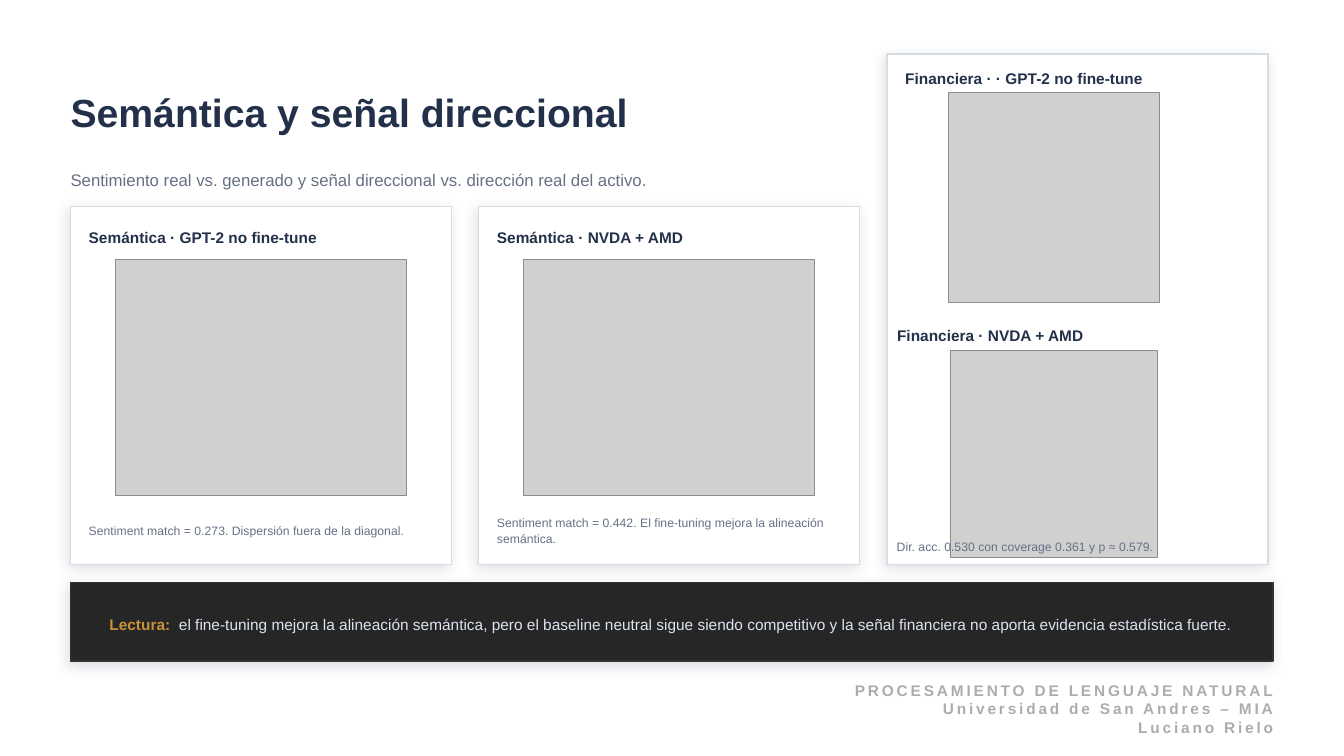
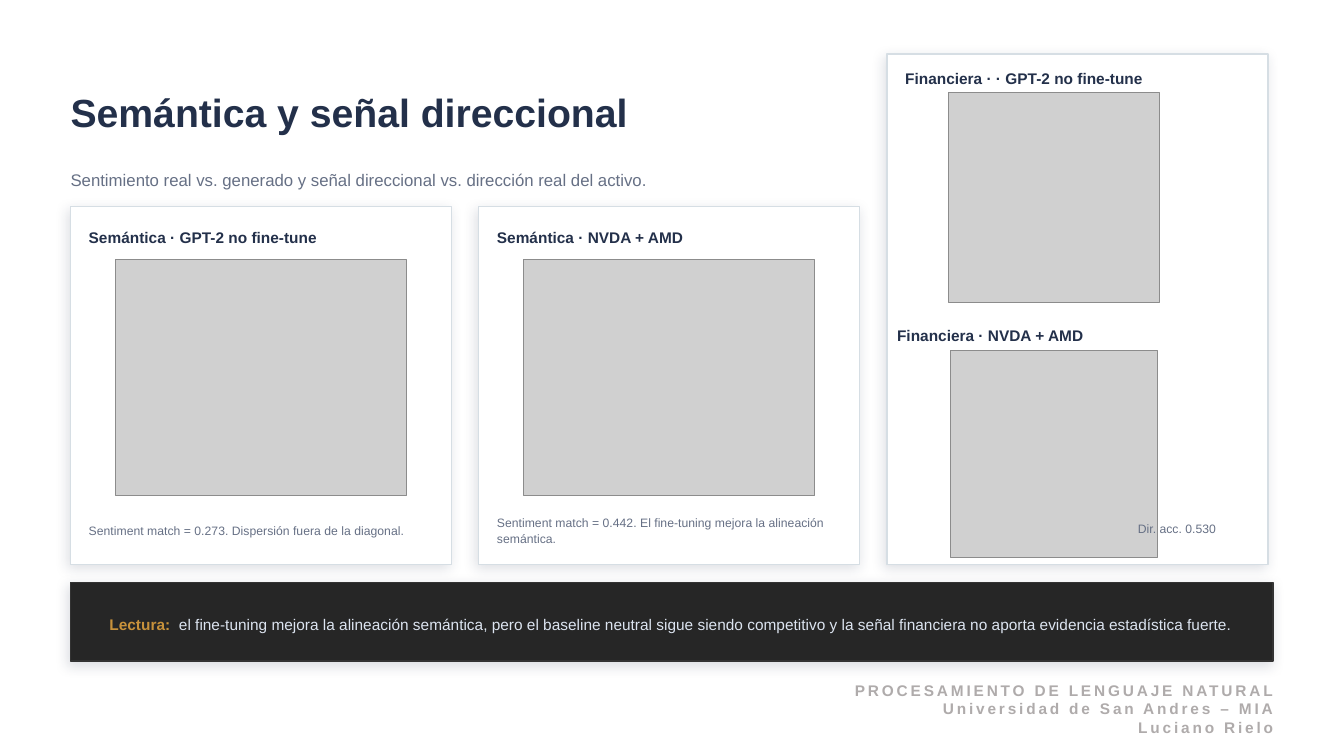
Before and after one commit to LucianoRielo/news-ai-generator, a slide deck: slide 10 of presentacion_nlp_finanzas.pptx. Drawn at 1344x756 pixels with LibreOffice and Linux fonts; fonts in the diff are those of the drawing; grey boxes stand for pictures. Boxes give left, top, right and bottom in pixels: in the first picture for what was removed or moved away, otherwise in the second. Text is boxed around its words. In the diff, an @@ line names an element or a change of style, - is before the commit and + after.

```diff
--- a/presentacion_nlp_finanzas.pptx
+++ b/presentacion_nlp_finanzas.pptx
@@ text at <box>1138,524,1216,533</box>: text changed @@
-Dir. acc. 0.530 con coverage 0.361 y p ≈ 0.579.
+Dir. acc. 0.530
```
Also in this commit, not shown: 1 other slide changed, 2 other files.
